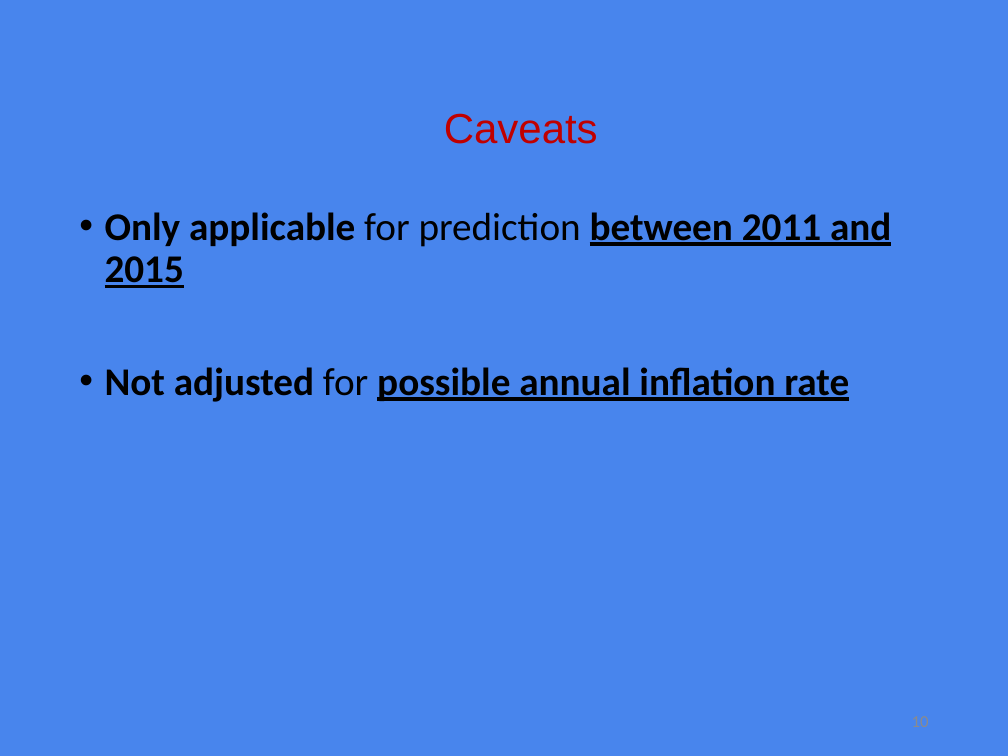
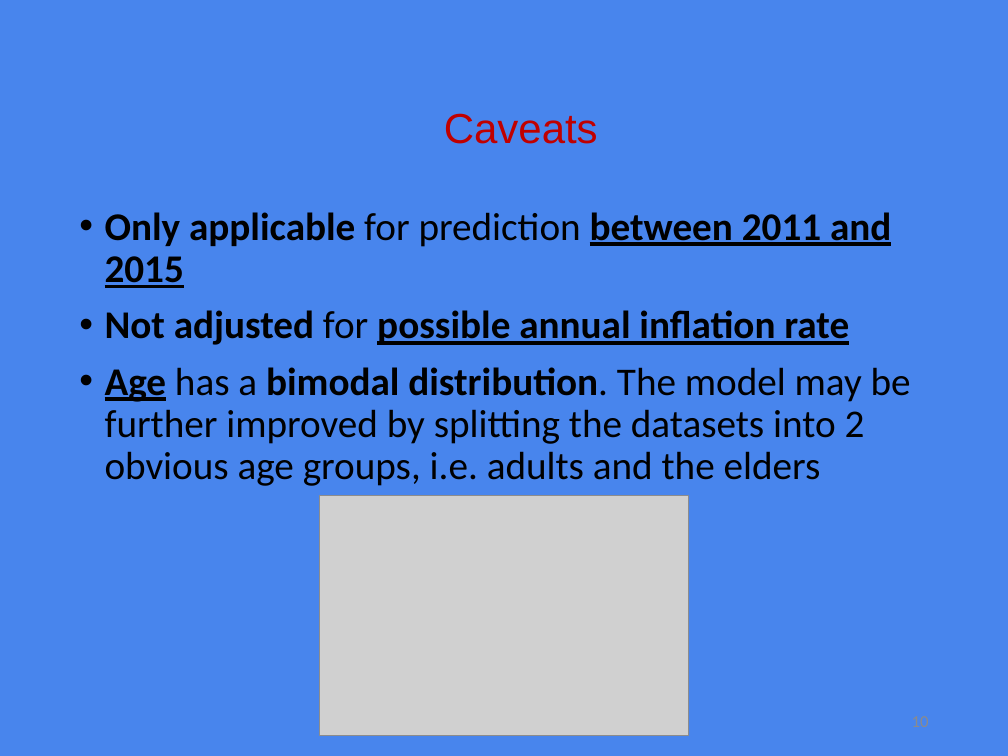
Before and after one commit to hkailee/MultipleLinearRegression, a slide deck: slide 10 of costOfTreatment.pptx. Drawn at 1008x756 pixels with LibreOffice and Linux fonts; fonts in the diff are those of the drawing; grey boxes stand for pictures. Boxes give left, top, right and bottom in pixels: in the first picture for what was removed or moved away, otherwise in the second. Text is boxed around its words. In the diff, an @@ line names an element or a change of style, - is before the commit and + after.

Commit message:
New commit

```diff
--- a/costOfTreatment.pptx
+++ b/costOfTreatment.pptx
@@ text at [105, 367, 911, 486]: paragraph added @@
+• Age has a bimodal distribution. The model may be further improved by splitting the datasets into 2 obvious age groups, i.e. adults and the elders
@@ picture added at [320, 496, 687, 736] @@
```
